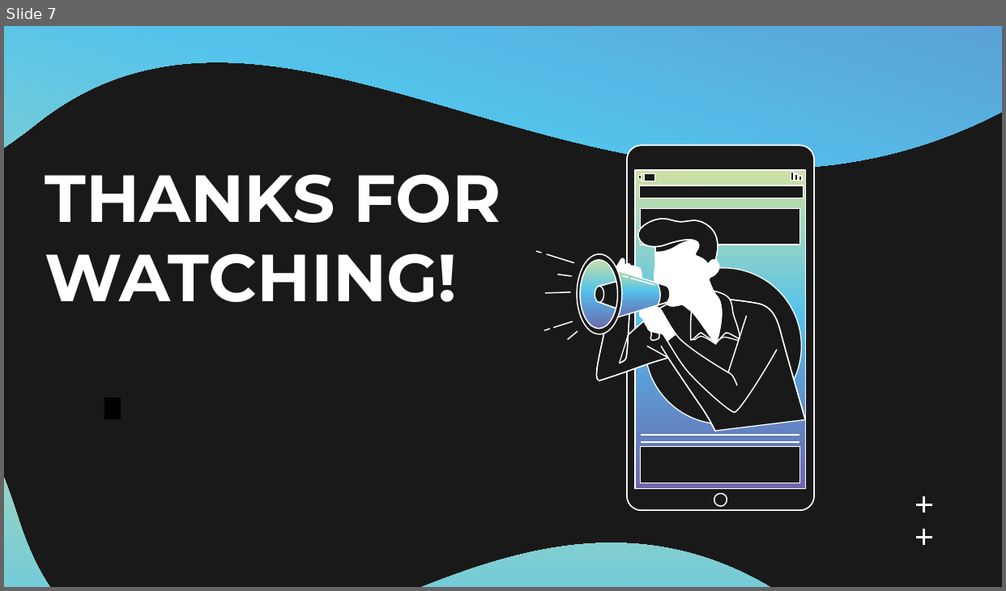
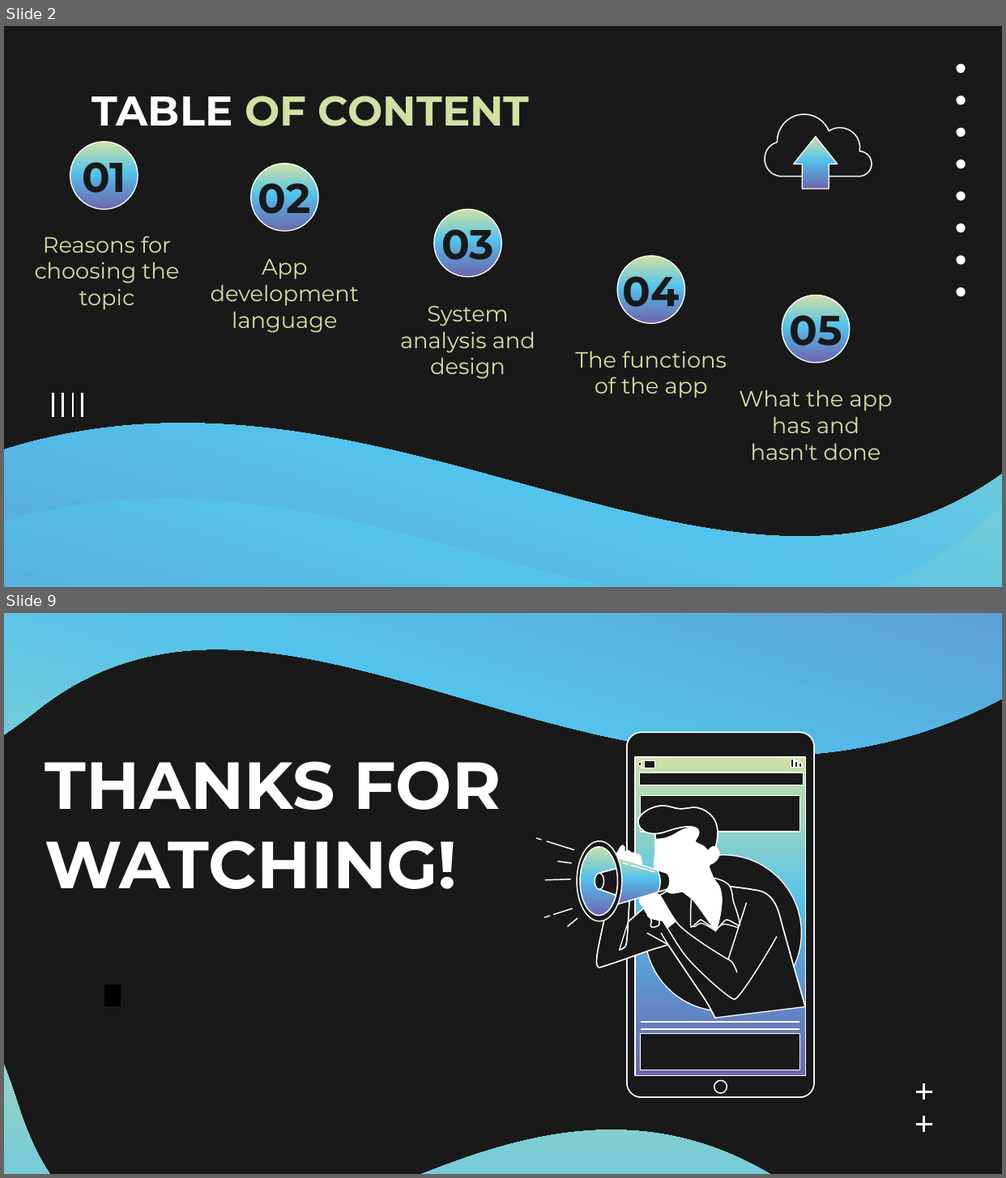
Before and after one commit to GD-Class-2/SaveMoneyTime, a slide deck: Báo cáo và Slide/slide-app-android-save-money.pptx. Shown one above the other, each under a label of ours: slide 7 before the commit, slides 2 and 9 after it; the slides between them are not shown. The pictures are 1006x591 and 1006x1178 pixels, drawn with LibreOffice and Linux fonts; fonts in the diff are those of the drawing. Boxes give left, top, right and bottom in pixels: in the first picture for what was removed or moved away, otherwise in the second. Text is boxed around its words. In the diff, an @@ line names an element or a change of style, - is before the commit and + after.

```diff
--- a/Báo cáo và Slide/slide-app-android-save-money.pptx
+++ b/Báo cáo và Slide/slide-app-android-save-money.pptx
@@ slide 2 added at box(4, 26, 1002, 587), background #191919 @@
@@ freeform shape added at box(4, 26, 1002, 587), fill gradient #D0E1A3 to #53C3EC to #5C9CD5 to #6E66AB @@
@@ freeform shape added at box(4, 37, 1002, 587), fill gradient #D0E1A3 to #53C3EC to #5C9CD5 to #6E66AB @@
@@ title added at box(92, 96, 530, 126), 30 pt, text #D0E1A3, bold @@
+TABLE OF CONTENT
@@ freeform shape added at box(760, 113, 872, 176), outline #FFFFFF 0.85 pt @@
@@ ellipse added at box(70, 142, 138, 210), fill gradient #D0E1A3 to #53C3EC to #5C9CD5 to #6E66AB, outline #FFFFFF 0.75 pt @@
@@ freeform shape added at box(794, 137, 837, 189), fill gradient #D0E1A3 to #53C3EC to #5C9CD5 to #6E66AB, outline #FFFFFF 0.75 pt @@
@@ title added at box(82, 152, 126, 202), 30 pt, text #191919, bold @@
+01
@@ ellipse added at box(250, 164, 318, 232), fill gradient #D0E1A3 to #53C3EC to #5C9CD5 to #6E66AB, outline #FFFFFF 0.75 pt @@
@@ title added at box(258, 173, 311, 224), 30 pt, text #191919, bold @@
+02
@@ ellipse added at box(434, 210, 502, 277), fill gradient #D0E1A3 to #53C3EC to #5C9CD5 to #6E66AB, outline #FFFFFF 0.75 pt @@
@@ title added at box(441, 220, 494, 270), 30 pt, text #191919, bold @@
+03
@@ subtitle added at box(35, 236, 179, 310), 16 pt, text #D0E1A3 @@
+Reasons for choosing the topic
@@ subtitle added at box(211, 259, 359, 333), 16 pt, text #D0E1A3 @@
+App development language
@@ ellipse added at box(618, 255, 685, 323), fill gradient #D0E1A3 to #53C3EC to #5C9CD5 to #6E66AB, outline #FFFFFF 0.75 pt @@
@@ title added at box(623, 266, 680, 316), 30 pt, text #191919, bold @@
+04
@@ group added at box(956, 62, 965, 297): 8 freeform shapes @@
@@ subtitle added at box(400, 305, 535, 379), 16 pt, text #D0E1A3 @@
+System analysis and design
@@ ellipse added at box(782, 296, 850, 363), fill gradient #D0E1A3 to #53C3EC to #5C9CD5 to #6E66AB, outline #FFFFFF 0.75 pt @@
@@ text added at box(789, 305, 842, 356), 30 pt, text #191919, bold @@
+05
@@ subtitle added at box(575, 351, 727, 399), 16 pt, text #D0E1A3 @@
+The functions of the app
@@ text added at box(739, 390, 893, 460), 16 pt, text #D0E1A3 @@
+What the app has and hasn't done
@@ group added at box(53, 393, 82, 417): 4 lines @@
@@ what was slide 7 is now slide 9 @@
```
Also in this commit, not shown: 2 slides changed, 5 other slides added, 4 slides removed, 1 other file.
